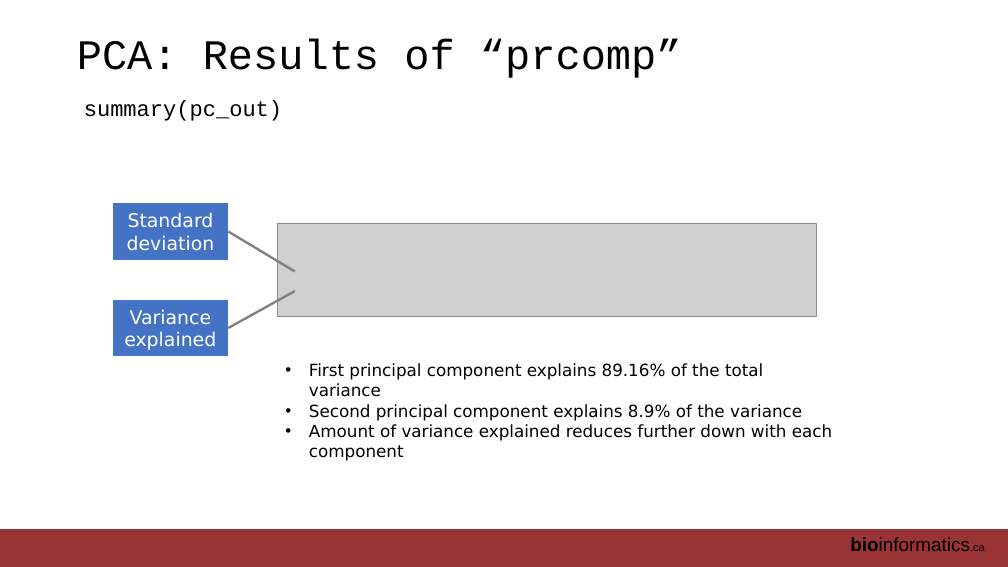
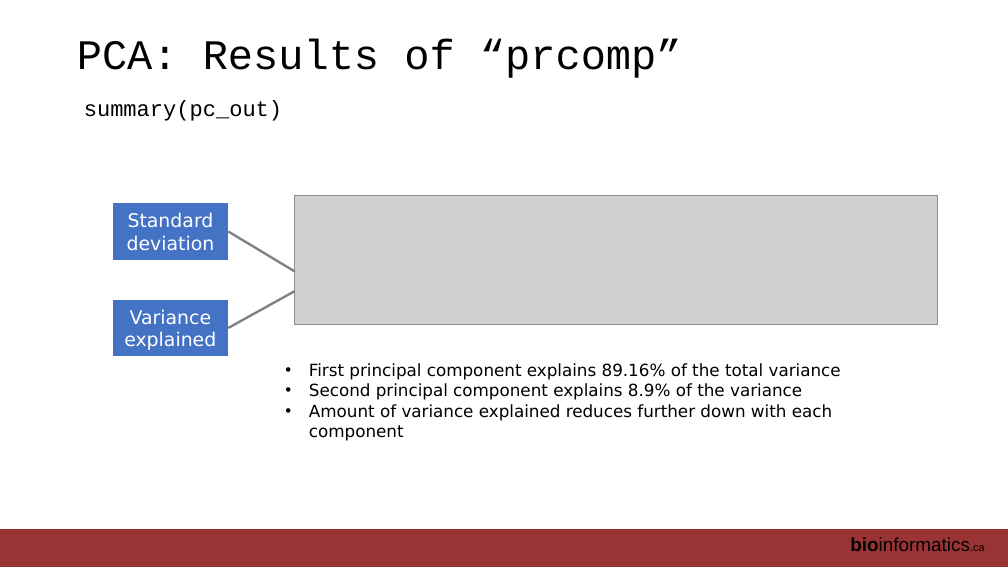
Before and after one commit to RealPaiLab/CBW_AUR2023, a slide deck: slide 28 of book/lectures/AUR_2023_Module2_DimensionReduction.pptx. Drawn at 1008x567 pixels with LibreOffice and Linux fonts; fonts in the diff are those of the drawing; grey boxes stand for pictures. Boxes give left, top, right and bottom in pixels: in the first picture for what was removed or moved away, otherwise in the second. Text is boxed around its words. In the diff, an @@ line names an element or a change of style, - is before the commit and + after.

```diff
--- a/book/lectures/AUR_2023_Module2_DimensionReduction.pptx
+++ b/book/lectures/AUR_2023_Module2_DimensionReduction.pptx
@@ picture: place and size @@
-picture at box(278, 224, 817, 317)
+picture at box(295, 196, 938, 324)
@@ text "First principal component explains 89.16% ..." rewrapped from box(309, 363, 832, 461) to box(309, 363, 841, 441) @@
```
Also in this commit, not shown: 16 other slides changed, 2 slides added, 28 other files.
